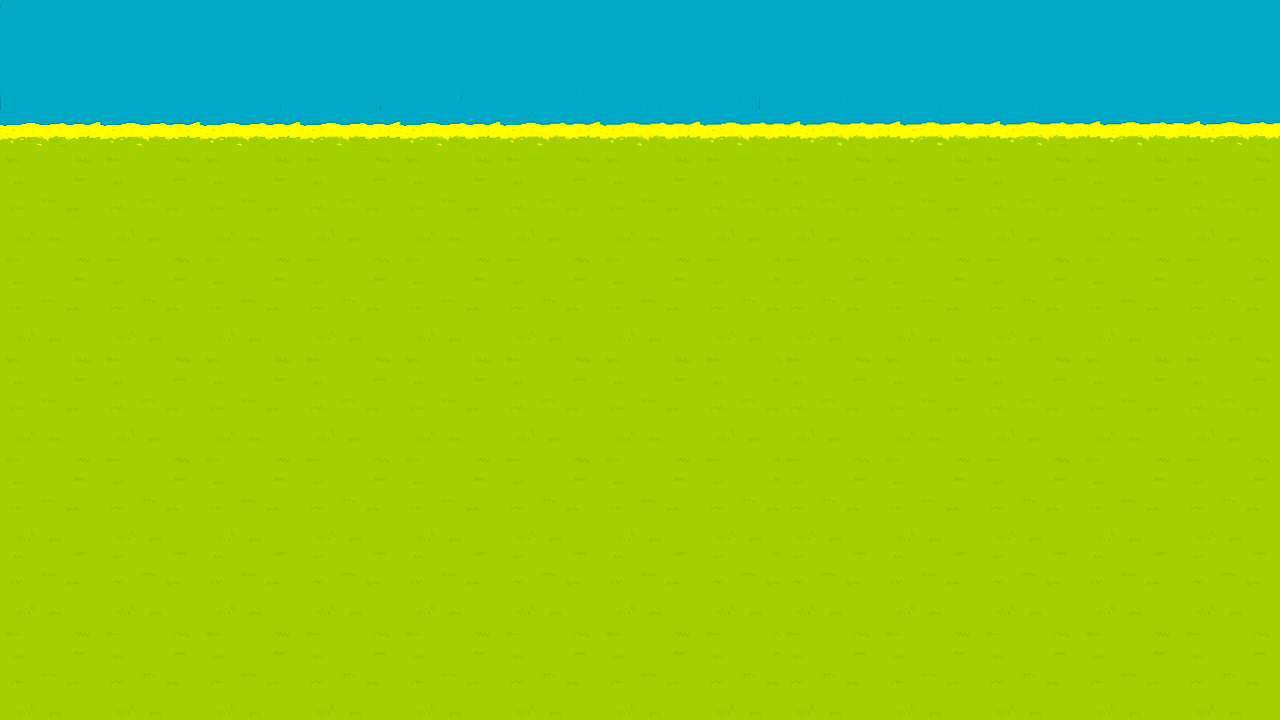
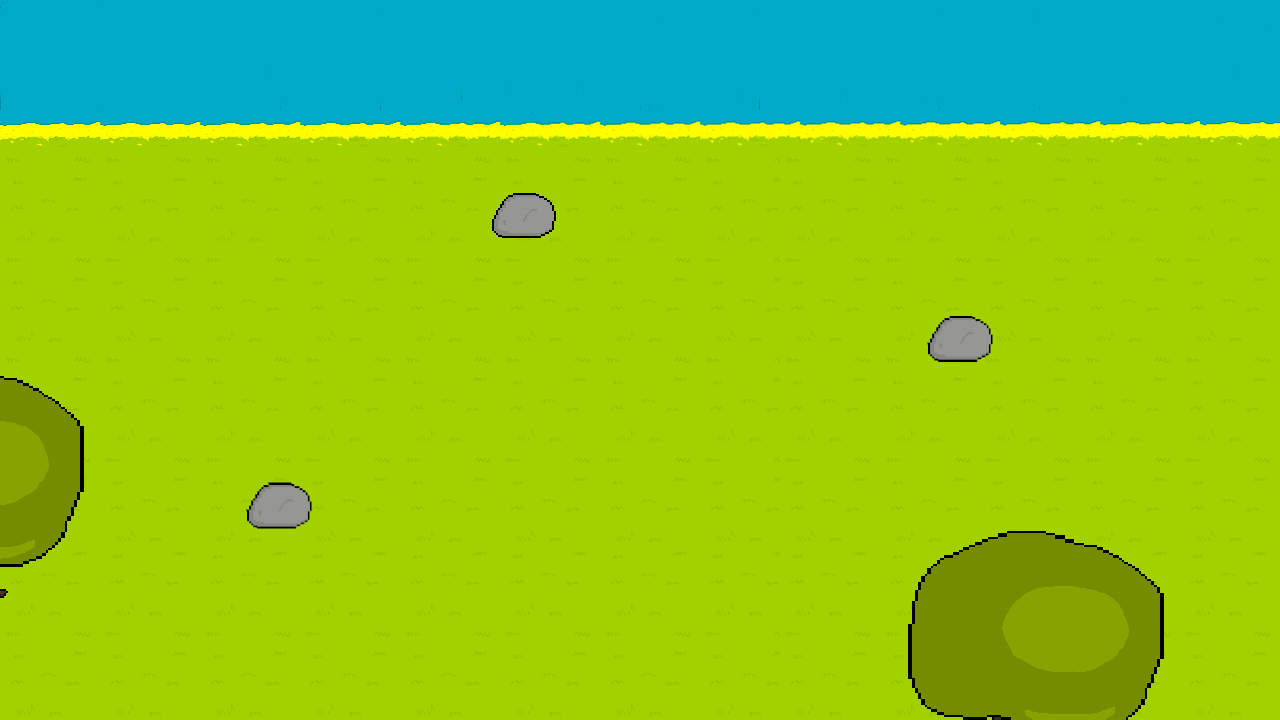
Two versions of the same layered image (1280 × 720). Layer-by-layer changes:
added layer "pedras" above "vegetacao" over [246, 193, 993, 529]
added layer "vegetacao" above "Pasted Layer" over [908, 531, 1164, 720]
added layer "Pasted Layer" above "Tile-D7.psd" over [0, 376, 84, 598]
